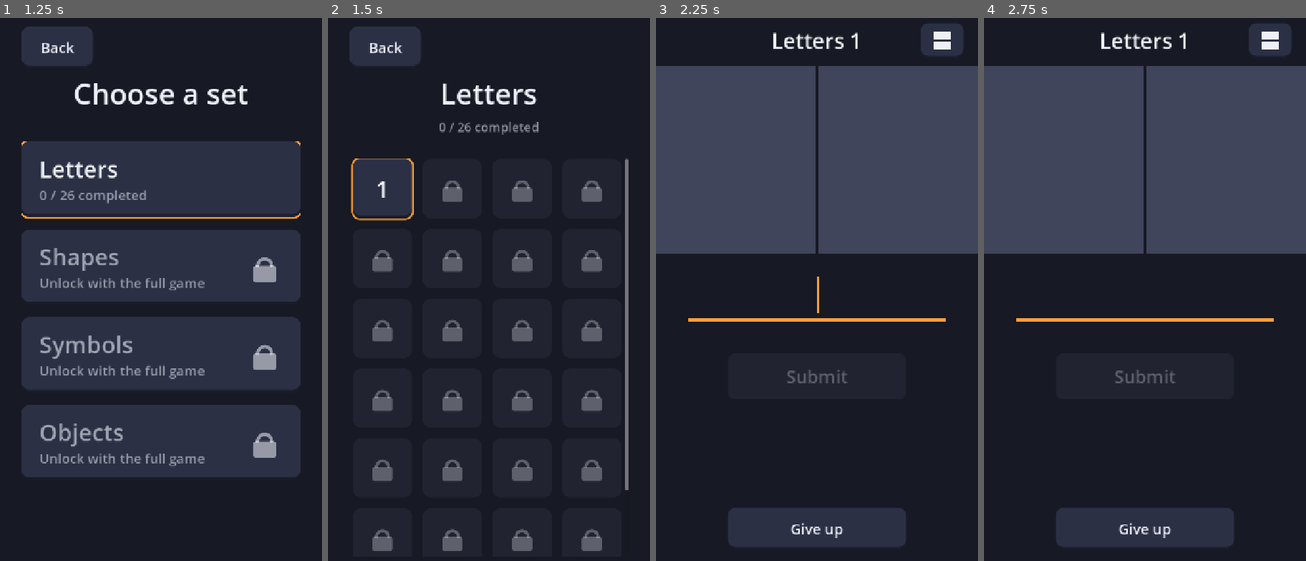
Above: before the commit, frames 1-4 (left to right).
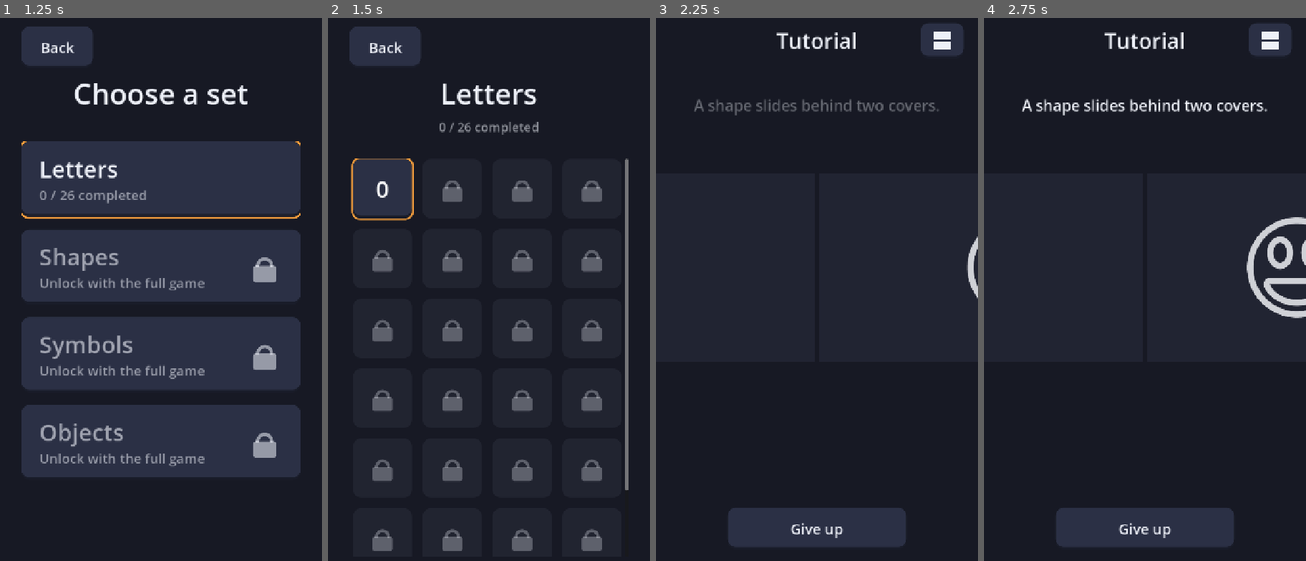
Above: after the commit, the same moments.

Repository: SembeiNorimaki/SlideGame
Game: Godot game, scene res://game/main.tscn
Two runs of this game, one before a commit and one after it. Both use one fixed random seed, a clock stepped at 60 frames per second and the inputs below.
Inputs (mouse positions are in pixels of both pictures, inside the frame that each line leads up to):
- Up to frame 1 (1.25 s): click "New Game" at 0.5 s
- Up to frame 2 (1.5 s): click (489, 180) at 1.27 s
- Up to frame 3 (2.25 s): click (710, 186) at 2 s, where only the run before the commit has a clickable "1"
- Up to frame 4 (2.75 s): no input

Frame 1 is identical in both runs. In frame 2, less than 0.1% of the frame differs, in the area x 14-19%, y 30-34%; in frame 3, 35%; in frame 4, 36%, in the area x 0-100%, y 2-68%.

Commit message:
Add tutorial (level 0) that unlocks level 1
- Letters level select starts with a "0" tile; level 1 stays locked
  until the tutorial is passed. Defined per set in sets.json
  ("tutorial": {"image", "solution"}), so any set can have one.
- The tutorial (game/levels/tutorial.tscn, inherits the play screen)
  runs four steps, one per pass of the shape: see-through covers ->
  covers fade solid -> see-through again -> solid, "your turn". The
  answer field only appears in the last step. Always Easy speed/slit,
  no stars. Passing it starts level 1.
- Tutorial shape is a smiley (assets/tutorial/smiley.png, made by
  tools/make_tutorial.py), so it doesn't give away a real level.
- LevelProgress stores "tutorial_completed"; old saves with levels
  already done keep their unlocks. Reset progress resets it too.
- Play screen: class_name LevelPlay, cover_alpha property, and
  _apply_difficulty/_awards_stars hooks used by the tutorial.
  AnswerInput.set_editable().
- Texts in English and Spanish.

Tests: tools/test_tutorial (24 checks); tools/demo_tutorial records it.

Co-Authored-By: Claude Opus 5.5 <noreply@anthropic.com>
Claude-Session: https://claude.ai/code/session_012HBEUXB5FHZoXKuab9wEZn

Diff:
--- a/game/data/game_set.gd
+++ b/game/data/game_set.gd
@@ -10,6 +10,10 @@
 ## Size of one square image in the atlas, in pixels.
 var cell_size: int = 256
 var levels: Array[LevelInfo] = []
+## Optional level 0 that teaches the game; it must be passed to unlock level 1.
+## null when the set has no tutorial.
+var tutorial: LevelInfo
+var tutorial_texture: Texture2D
 var progress: LevelProgress
 
 
@@ -21,12 +25,21 @@
 	s.atlas = load(str(d.atlas))
 	s.cell_size = int(d.get("cell_size", 256))
 	s.levels = _load_levels(str(d.levels))
-	s.progress = LevelProgress.new(s.levels.size(), "user://progress_%s.json" % s.id)
+	var tut = d.get("tutorial")
+	if tut is Dictionary:
+		s.tutorial = LevelInfo.from_dict(0, tut)
+		s.tutorial_texture = load(str(tut.image))
+	s.progress = LevelProgress.new(s.levels.size(), "user://progress_%s.json" % s.id, s.tutorial != null)
 	return s
 
 
+## Level 0 is the tutorial (if the set has one).
 func level(number: int) -> LevelInfo:
-	return levels[number - 1]
+	return tutorial if number == 0 else levels[number - 1]
+
+
+func has_tutorial() -> bool:
+	return tutorial != null
 
 
 func level_count() -> int:
@@ -34,7 +47,9 @@
 
 
 ## The level's shape, cut out of this set's atlas.
-func texture_for(number: int) -> AtlasTexture:
+func texture_for(number: int) -> Texture2D:
+	if number == 0:
+		return tutorial_texture
 	var tex := AtlasTexture.new()
 	tex.atlas = atlas
 	tex.region = Rect2(Vector2(level(number).atlas_coords * cell_size), Vector2(cell_size, cell_size))
--- a/game/data/i18n/ui.csv
+++ b/game/data/i18n/ui.csv
@@ -40,3 +40,9 @@
 Cancel,Cancel,Cancelar
 Progress reset,Progress reset,Progreso borrado
 Switch slit direction,Switch slit direction,Cambiar la dirección de la rendija
+Tutorial,Tutorial,Tutorial
+A shape slides behind two covers.,A shape slides behind two covers.,Una figura se desliza detrás de dos paneles.
+The covers hide everything except a thin slit in the middle. Watch it closely!,The covers hide everything except a thin slit in the middle. Watch it closely!,Los paneles lo tapan todo menos una fina rendija en el centro. ¡Fíjate bien!
+Here it is again with see-through covers: the slit showed it one thin line at a time.,Here it is again with see-through covers: the slit showed it one thin line at a time.,Aquí la tienes otra vez con los paneles transparentes: la rendija la mostraba línea a línea.
+Your turn! What is the shape? Type it and press Submit.,Your turn! What is the shape? Type it and press Submit.,¡Te toca! ¿Qué figura es? Escríbelo y pulsa Comprobar.
+Tip: the button at the top turns the slit sideways.,Tip: the button at the top turns the slit sideways.,Consejo: el botón de arriba gira la rendija.
--- a/game/data/sets.json
+++ b/game/data/sets.json
@@ -17,7 +17,29 @@
       "atlas": "res://assets/sets/letters/atlas.png",
       "cell_size": 256,
       "levels": "res://game/data/sets/letters.json",
-      "free": true
+      "free": true,
+      "tutorial": {
+        "image": "res://assets/tutorial/smiley.png",
+        "solution": {
+          "EN": [
+            "smiley",
+            "smiley face",
+            "smile",
+            "face",
+            "happy face",
+            "emoji"
+          ],
+          "ES": [
+            "cara",
+            "sonrisa",
+            "carita",
+            "cara sonriente",
+            "cara feliz",
+            "emoji",
+            "emoticono"
+          ]
+        }
+      }
     },
     {
       "id": "shapes",
--- a/game/levels/level_play.gd
+++ b/game/levels/level_play.gd
@@ -1,3 +1,4 @@
+class_name LevelPlay
 extends Control
 ## Play screen: the level's shape slides past a thin slit between two covers.
 ## Vertical slit: the shape moves right to left. Horizontal slit: top to bottom.
@@ -10,7 +11,7 @@
 
 enum SlitMode { VERTICAL, HORIZONTAL }
 
-## Which set (see sets.json) and which level in it.
+## Which set (see sets.json) and which level in it (0 = the set's tutorial).
 @export var game_set_id: String = "letters"
 @export var level: int = 1
 ## Pause after a correct guess before leaving the level.
@@ -40,6 +41,11 @@
 @export var debug_see_through_covers: bool = false:
 	set(value):
 		debug_see_through_covers = value
+		_layout_covers()
+## Opacity of the covers (1 = solid). The tutorial animates it.
+var cover_alpha: float = 1.0:
+	set(value):
+		cover_alpha = value
 		_layout_covers()
 
 @onready var _shape: TextureRect = %Shape
@@ -61,13 +67,11 @@
 
 func _ready() -> void:
 	var game_set := GameData.get_set(game_set_id)
-	%LevelLabel.text = "%s %d" % [tr(game_set.title), level]
+	%LevelLabel.text = tr("Tutorial") if level == 0 else "%s %d" % [tr(game_set.title), level]
 	%ExitButton.pressed.connect(exited.emit)
 	_shape.texture = game_set.texture_for(level)
 	_accepted = GameData.answers(game_set, level)
-	var difficulty := GameData.difficulty_params()
-	slide_duration *= difficulty.duration_scale
-	slit_width *= difficulty.slit_scale
+	_apply_difficulty()
 	_answer.text_changed.connect(_on_answer_changed)
 	_answer.submitted.connect(func(_t): submit())
 	_submit.pressed.connect(submit)
@@ -80,6 +84,18 @@
 	_start_slide.call_deferred()  # wait one frame so the track has its final size
 	# Ready to type immediately (opens the keyboard on phones).
 	_answer.focus_input.call_deferred()
+
+
+## Scales slide_duration and slit_width for the difficulty chosen in Settings.
+func _apply_difficulty() -> void:
+	var difficulty := GameData.difficulty_params()
+	slide_duration *= difficulty.duration_scale
+	slit_width *= difficulty.slit_scale
+
+
+## Whether solving this screen shows stars.
+func _awards_stars() -> bool:
+	return GameData.stars_enabled
 
 
 ## Switches between the vertical and horizontal slit and restarts the slide.
@@ -138,7 +154,7 @@
 		_cover_b.position = Vector2(0.0, mid + half)
 		_cover_b.size = Vector2(t.x, t.y - (mid + half))
 	var c := cover_color
-	c.a = 0.6 if debug_see_through_covers else 1.0
+	c.a = 0.6 if debug_see_through_covers else cover_alpha
 	_cover_a.color = c
 	_cover_b.color = c
 
@@ -178,7 +194,7 @@
 	reveal.tween_property(_cover_a, "modulate:a", 0.0, 0.5)
 	reveal.tween_property(_cover_b, "modulate:a", 0.0, 0.5)
 	var stars := GameData.stars_for_attempts(attempts)
-	if GameData.stars_enabled:
+	if _awards_stars():
 		_stars.pop_in(stars)
 	await get_tree().create_timer(success_delay).timeout
 	completed.emit(stars)
--- /dev/null
+++ b/game/levels/tutorial.gd
@@ -0,0 +1,66 @@
+extends LevelPlay
+## Level 0: teaches how the game works. Each step lasts one pass of the shape:
+##   1. see-through covers: "a shape slides behind two covers"
+##   2. covers fade to solid: only the slit shows it
+##   3. see-through again: so that's what the slit was showing
+##   4. solid: your turn, type the answer
+## Passing it unlocks level 1. Always uses the Easy speed and slit.
+
+## Cover opacity while the covers are "see-through".
+const SEE_THROUGH := 0.25
+const STEPS := [
+	{"text": "A shape slides behind two covers.", "alpha": SEE_THROUGH},
+	{"text": "The covers hide everything except a thin slit in the middle. Watch it closely!", "alpha": 1.0},
+	{"text": "Here it is again with see-through covers: the slit showed it one thin line at a time.", "alpha": SEE_THROUGH},
+	{"text": "Your turn! What is the shape? Type it and press Submit.", "alpha": 1.0,
+		"tip": "Tip: the button at the top turns the slit sideways."},
+]
+
+var step := -1
+var _fade: Tween
+
+@onready var _hint: Label = %Hint
+@onready var _tip: Label = %Tip
+@onready var _input_parts: Array[Control] = [$Layout/GuessArea, $Layout/SubmitArea]
+
+
+func _ready() -> void:
+	super()
+	cover_alpha = STEPS[0].alpha
+	_answer.set_editable(false)
+	for part in _input_parts:
+		part.modulate.a = 0.0
+	slide_finished.connect(_next_step)
+	_next_step()
+
+
+func _apply_difficulty() -> void:
+	# The tutorial should be easy whatever the Settings say.
+	for d in GameData.DIFFICULTIES:
+		if d.id == "easy":
+			slide_duration *= d.duration_scale
+			slit_width *= d.slit_scale
+
+
+func _awards_stars() -> bool:
+	return false
+
+
+func _next_step() -> void:
+	if step >= STEPS.size() - 1 or _solved:
+		return
+	step += 1
+	var s: Dictionary = STEPS[step]
+	_hint.text = s.text
+	_tip.text = s.get("tip", "")
+	if _fade:
+		_fade.kill()
+	_fade = create_tween().set_parallel()
+	_fade.tween_property(self, "cover_alpha", s.alpha, 0.8)
+	_hint.modulate.a = 0.0
+	_fade.tween_property(_hint, "modulate:a", 1.0, 0.5)
+	if step == STEPS.size() - 1:
+		for part in _input_parts:
+			_fade.tween_property(part, "modulate:a", 1.0, 0.5)
+		_answer.set_editable(true)
+		_answer.focus_input()
--- /dev/null
+++ b/game/levels/tutorial.tscn
@@ -0,0 +1,35 @@
+[gd_scene load_steps=3 format=3]
+
+[ext_resource type="PackedScene" path="res://game/levels/level_play.tscn" id="1_lp"]
+[ext_resource type="Script" path="res://game/levels/tutorial.gd" id="2_tut"]
+
+[node name="Tutorial" instance=ExtResource("1_lp")]
+script = ExtResource("2_tut")
+level = 0
+
+[node name="HintArea" type="MarginContainer" parent="Layout" index="1"]
+custom_minimum_size = Vector2(0, 240)
+layout_mode = 2
+theme_override_constants/margin_left = 48
+theme_override_constants/margin_right = 48
+theme_override_constants/margin_bottom = 16
+
+[node name="Texts" type="VBoxContainer" parent="Layout/HintArea"]
+layout_mode = 2
+alignment = 1
+theme_override_constants/separation = 10
+
+[node name="Hint" type="Label" parent="Layout/HintArea/Texts"]
+unique_name_in_owner = true
+layout_mode = 2
+theme_override_font_sizes/font_size = 34
+horizontal_alignment = 1
+autowrap_mode = 3
+
+[node name="Tip" type="Label" parent="Layout/HintArea/Texts"]
+unique_name_in_owner = true
+modulate = Color(1, 1, 1, 0.55)
+layout_mode = 2
+theme_override_font_sizes/font_size = 28
+horizontal_alignment = 1
+autowrap_mode = 3
--- a/game/main.gd
+++ b/game/main.gd
@@ -7,6 +7,7 @@
 const SETTINGS := preload("res://shared/ui/screens/settings/settings_screen.tscn")
 const LEVEL_SELECT := preload("res://shared/ui/screens/level_select/level_select.tscn")
 const LEVEL := preload("res://game/levels/level_play.tscn")
+const TUTORIAL := preload("res://game/levels/tutorial.tscn")
 
 var _current: Node
 var _toast := Toast.new()
@@ -75,8 +76,9 @@
 	select.back_requested.connect(show_set_select)
 
 
+## Level 0 is the set's tutorial.
 func start_level(set_id: String, level: int) -> void:
-	var scene := LEVEL.instantiate()
+	var scene := (TUTORIAL if level == 0 else LEVEL).instantiate()
 	scene.game_set_id = set_id
 	scene.level = level
 	scene.completed.connect(_on_level_completed.bind(set_id, level))
@@ -107,6 +109,10 @@
 
 func _on_level_completed(stars: int, set_id: String, level: int) -> void:
 	var game_set := GameData.get_set(set_id)
+	if level == 0:
+		game_set.progress.complete_tutorial()
+		start_level(set_id, 1)
+		return
 	game_set.progress.complete_level(level, stars)
 	if level < game_set.level_count():
 		start_level(set_id, level + 1)  # go straight on to the next level
--- a/shared/progress/level_progress.gd
+++ b/shared/progress/level_progress.gd
@@ -1,29 +1,38 @@
 class_name LevelProgress
 extends RefCounted
 ## Reusable linear level progression, saved as JSON:
-##   {"levels": [{"completed": true, "stars": 3}, {"completed": false, "stars": 0}, ...]}
-## Entry i is level i + 1. Level 1 is always unlocked; completing level N
+##   {"tutorial_completed": true,
+##    "levels": [{"completed": true, "stars": 3}, {"completed": false, "stars": 0}, ...]}
+## Entry i is level i + 1. Level 1 is unlocked from the start, or, if the set
+## has a tutorial (level 0), once the tutorial is passed. Completing level N
 ## unlocks level N + 1. Completed levels stay playable for replays; a replay
 ## only ever raises a level's stars (best result is kept).
 
 var save_path: String
 var level_count: int
-## Highest playable level (1-based), derived from what's completed.
+## Whether the set starts with a tutorial (level 0) that gates level 1.
+var has_tutorial: bool
+var tutorial_completed := false
+## Highest playable level, derived from what's completed. 0 means only the
+## tutorial can be played.
 var unlocked_up_to: int:
 	get:
 		var highest := 0
 		for i in _completed.size():
 			if _completed[i]:
 				highest = i + 1
+		if highest == 0 and has_tutorial and not tutorial_completed:
+			return 0
 		return clampi(highest + 1, 1, level_count)
 
 var _completed: Array[bool] = []
 var _stars: Array[int] = []
 
 
-func _init(p_level_count: int, p_save_path: String = "user://progress.json") -> void:
+func _init(p_level_count: int, p_save_path: String = "user://progress.json", p_has_tutorial: bool = false) -> void:
 	level_count = p_level_count
 	save_path = p_save_path
+	has_tutorial = p_has_tutorial
 	_completed.resize(level_count)
 	_completed.fill(false)
 	_stars.resize(level_count)
@@ -35,6 +44,8 @@
 
 
 func is_unlocked(level: int) -> bool:
+	if level == 0:
+		return has_tutorial
 	return level >= 1 and level <= unlocked_up_to
 
 
@@ -77,7 +88,12 @@
 
 
 func has_progress() -> bool:
-	return _completed.has(true)
+	return tutorial_completed or _completed.has(true)
+
+
+func complete_tutorial() -> void:
+	tutorial_completed = true
+	save_to_disk()
 
 
 func complete_level(level: int, stars: int = 0) -> void:
@@ -89,6 +105,7 @@
 func reset() -> void:
 	_completed.fill(false)
 	_stars.fill(0)
+	tutorial_completed = false
 	save_to_disk()
 
 
@@ -97,6 +114,7 @@
 	if not data is Dictionary or not data.get("levels") is Array:
 		push_warning("Progress file unreadable, starting fresh: %s" % save_path)
 		return
+	tutorial_completed = data.get("tutorial_completed", false) == true
 	var entries: Array = data["levels"]
 	# Tolerates a file from an older version with fewer/more levels.
 	for i in mini(entries.size(), level_count):
@@ -114,4 +132,4 @@
 	if f == null:
 		push_error("Can't write progress file %s: %s" % [save_path, error_string(FileAccess.get_open_error())])
 		return
-	f.store_string(JSON.stringify({"levels": entries}, "  "))
+	f.store_string(JSON.stringify({"tutorial_completed": tutorial_completed, "levels": entries}, "  "))
--- a/shared/ui/screens/level_select/level_select.gd
+++ b/shared/ui/screens/level_select/level_select.gd
@@ -2,7 +2,8 @@
 extends Control
 ## Generic level select grid, reusable across games.
 ##
-## Levels are laid out row by row (1 2 3 4 / 5 6 7 8 / ...). The screen holds
+## Levels are laid out row by row (1 2 3 4 / 5 6 7 8 / ...). An optional
+## tutorial appears first as level 0; level_selected(0) means "play the tutorial". The screen holds
 ## no save logic: call set_progress() (or use_progress() with a LevelProgress)
 ## and listen to level_selected / back_requested.
 
@@ -45,6 +46,8 @@
 var _unlocked_up_to: int = 1
 var _completed: Dictionary = {}
 var _stars: Dictionary = {}
+var _has_tutorial := false
+var _tutorial_completed := false
 
 @onready var _title: Label = %Title
 @onready var _progress_label: Label = %ProgressLabel
@@ -70,9 +73,18 @@
 	_rebuild()
 
 
+## Adds a level 0 tile in front of level 1.
+func set_tutorial(has_tutorial: bool, completed: bool) -> void:
+	_has_tutorial = has_tutorial
+	_tutorial_completed = completed
+	_rebuild()
+
+
 ## Convenience for games using the shared LevelProgress store.
 func use_progress(progress: LevelProgress) -> void:
 	level_count = progress.level_count
+	_has_tutorial = progress.has_tutorial
+	_tutorial_completed = progress.tutorial_completed
 	set_progress(progress.unlocked_up_to, progress.completed_levels(), progress.stars_by_level())
 
 
@@ -90,6 +102,13 @@
 	for child in _grid.get_children():
 		child.queue_free()
 	var focus_target: LevelButton = null
+	if _has_tutorial:
+		var tut := LevelButton.new(0, LevelButton.State.COMPLETED if _tutorial_completed else LevelButton.State.AVAILABLE, button_size)
+		tut.tooltip_text = tr("Tutorial")
+		tut.pressed.connect(level_selected.emit.bind(0))
+		_grid.add_child(tut)
+		if not _tutorial_completed:
+			focus_target = tut
 	for level in range(1, level_count + 1):
 		var button := LevelButton.new(level, state_of(level), button_size)
 		if show_stars:
--- a/shared/ui/widgets/answer_input/answer_input.gd
+++ b/shared/ui/widgets/answer_input/answer_input.gd
@@ -47,6 +47,13 @@
 		return
 	_field.grab_focus()
 	_field.caret_column = _field.text.length()
+
+
+## false = can't be typed in or focused (e.g. while a tutorial explains).
+func set_editable(editable: bool) -> void:
+	_field.editable = editable
+	if not editable:
+		_field.release_focus()
 
 
 func get_text() -> String:
--- /dev/null
+++ b/tools/demo_tutorial.gd
@@ -0,0 +1,25 @@
+extends Node
+## Scripted demo for recording: the whole tutorial, answered with "smiley".
+
+func _ready() -> void:
+	GameData.reset_progress()
+	var main: Node = load("res://game/main.tscn").instantiate()
+	add_child(main)
+	await get_tree().process_frame
+	main.start_level("letters", 0)
+	var tut: LevelPlay = main._current
+	while tut.step < 3:
+		await tut.slide_finished
+	await get_tree().create_timer(2.0).timeout
+	for ch in "smiley":
+		var e := InputEventKey.new()
+		e.keycode = OS.find_keycode_from_string(ch.to_upper())
+		e.unicode = ch.unicode_at(0)
+		e.pressed = true
+		Input.parse_input_event(e)
+		await get_tree().create_timer(0.2).timeout
+	await get_tree().create_timer(0.5).timeout
+	tut.get_node("%SubmitButton").pressed.emit()
+	await get_tree().create_timer(3.5).timeout
+	GameData.reset_progress()
+	get_tree().quit()
--- /dev/null
+++ b/tools/demo_tutorial.tscn
@@ -0,0 +1,6 @@
+[gd_scene load_steps=2 format=3]
+
+[ext_resource type="Script" path="res://tools/demo_tutorial.gd" id="1"]
+
+[node name="DemoTutorial" type="Node"]
+script = ExtResource("1")
--- /dev/null
+++ b/tools/test_tutorial.gd
@@ -0,0 +1,120 @@
+extends Node
+## Smoke test for the tutorial (level 0 of Letters).
+
+var out: String
+var main: Node
+var fails := 0
+
+
+func _ready() -> void:
+	out = OS.get_cmdline_user_args()[0]
+	GameData.reset_progress()
+	var letters := GameData.get_set("letters")
+	var p := letters.progress
+
+	print("-- fresh progress")
+	_check(letters.has_tutorial() and not GameData.get_set("shapes").has_tutorial(), "Letters has a tutorial, Shapes doesn't")
+	_check(p.is_unlocked(0) and not p.is_unlocked(1) and p.unlocked_up_to == 0, "only the tutorial is playable")
+	_check(GameData.get_set("shapes").progress.is_unlocked(1), "sets without a tutorial start at level 1")
+
+	main = load("res://game/main.tscn").instantiate()
+	add_child(main)
+	main.show_level_select("letters")
+	await _frames(4)
+	var grid: Array = main._current.get_node("%Grid").get_children()
+	_check(grid[0].level == 0 and grid[0].state == LevelButton.State.AVAILABLE, "first tile is 0, playable")
+	_check(grid[1].level == 1 and grid[1].state == LevelButton.State.LOCKED, "level 1 locked")
+	await _shot("select_before.png")
+
+	print("-- tutorial steps")
+	Engine.time_scale = 3.0
+	grid[0].pressed.emit()
+	await _frames(3)
+	var tut: LevelPlay = main._current
+	var field: LineEdit = tut.get_node("%AnswerInput").get_node("%Field")
+	var track_y: float = tut.get_node("%Track").global_position.y
+	_check(tut.step == 0 and is_equal_approx(tut.cover_alpha, 0.25), "step 1: see-through covers")
+	_check(not field.editable and tut.get_node("Layout/GuessArea").modulate.a == 0.0, "step 1: no input yet")
+	_check(tut.get_node("%Hint").text == "A shape slides behind two covers.", "step 1 text")
+	await tut.slide_finished
+	await get_tree().create_timer(1.0).timeout
+	_check(tut.step == 1 and is_equal_approx(tut.cover_alpha, 1.0), "step 2: covers solid")
+	_check(tut.get_node("%Track").global_position.y == track_y, "step 2: slit area hasn't moved (3-line text)")
+	await tut.slide_finished
+	await get_tree().create_timer(1.0).timeout
+	_check(tut.step == 2 and is_equal_approx(tut.cover_alpha, 0.25), "step 3: see-through again")
+	await tut.slide_finished
+	await get_tree().create_timer(1.0).timeout
+	_check(tut.step == 3 and is_equal_approx(tut.cover_alpha, 1.0), "step 4: covers solid")
+	_check(tut.get_node("%Track").global_position.y == track_y, "slit area doesn't move when the text changes")
+	_check(field.editable and get_viewport().gui_get_focus_owner() == field, "step 4: input enabled and focused")
+	await tut.slide_finished
+	_check(tut.step == 3, "stays on step 4 until solved")
+	Engine.time_scale = 1.0
+
+	print("-- answering")
+	await _type("sun")
+	tut.get_node("%SubmitButton").pressed.emit()
+	await _frames(2)
+	_check(not tut._solved and tut.get_node("%Feedback").text == "Not quite, try again", "wrong answer rejected")
+	field.text = ""
+	await _type("Smiley")
+	tut.get_node("%SubmitButton").pressed.emit()
+	await _frames(2)
+	_check(tut._solved and not tut.get_node("%Stars").visible, "smiley accepted, no stars")
+	await _shot("tutorial_solved.png", 0.8)
+	await get_tree().create_timer(2.0).timeout
+	_check(p.tutorial_completed and p.is_unlocked(1), "tutorial saved, level 1 unlocked")
+	_check(main._current.get("level") == 1, "went straight on to level 1")
+	main.show_level_select("letters")
+	await _frames(4)
+	grid = main._current.get_node("%Grid").get_children()
+	_check(grid[0].state == LevelButton.State.COMPLETED and grid[1].state == LevelButton.State.AVAILABLE, "tile 0 done, level 1 open")
+	await _shot("select_after.png")
+
+	print("-- saves")
+	var saved: Dictionary = JSON.parse_string(FileAccess.get_file_as_string(p.save_path))
+	_check(saved.tutorial_completed == true, "progress file has tutorial_completed")
+	var f := FileAccess.open("user://progress_test_old.json", FileAccess.WRITE)
+	f.store_string('{"levels": [{"completed": true, "stars": 3}, {"completed": false}]}')
+	f.close()
+	var old := LevelProgress.new(26, "user://progress_test_old.json", true)
+	_check(old.unlocked_up_to == 2, "old save with level 1 done: level 2 still unlocked")
+	DirAccess.remove_absolute("user://progress_test_old.json")
+	Settings.set_language("ES")
+	_check(tr("A shape slides behind two covers.").begins_with("Una figura"), "Spanish tutorial text")
+	Settings.set_language("EN")
+
+	GameData.reset_progress()
+	_check(not p.tutorial_completed, "reset progress also resets the tutorial")
+	print("FAILED: %d" % fails if fails else "ALL PASSED")
+	get_tree().quit()
+
+
+func _type(text: String) -> void:
+	for ch in text:
+		var e := InputEventKey.new()
+		e.keycode = OS.find_keycode_from_string(ch.to_upper())
+		e.unicode = ch.unicode_at(0)
+		e.pressed = true
+		Input.parse_input_event(e)
+		await get_tree().process_frame
+
+
+func _check(ok: bool, what: String) -> void:
+	print(("  ok   " if ok else "  FAIL ") + what)
+	if not ok:
+		fails += 1
+
+
+func _frames(n: int) -> void:
+	for i in n:
+		await get_tree().process_frame
+
+
+func _shot(name: String, delay := 0.0) -> void:
+	if delay > 0.0:
+		await get_tree().create_timer(delay).timeout
+	await _frames(8)
+	await RenderingServer.frame_post_draw
+	get_viewport().get_texture().get_image().save_png(out.path_join(name))
--- /dev/null
+++ b/tools/test_tutorial.tscn
@@ -0,0 +1,6 @@
+[gd_scene load_steps=2 format=3]
+
+[ext_resource type="Script" path="res://tools/test_tutorial.gd" id="1"]
+
+[node name="TestTutorial" type="Node"]
+script = ExtResource("1")
Binary file added: assets/tutorial/smiley.png
Not shown, added: assets/tutorial/smiley.png.import
Binary file changed: game/data/i18n/ui.en.translation
Binary file changed: game/data/i18n/ui.es.translation
Not shown, added: game/levels/tutorial.gd.uid
Not shown, added: tools/demo_tutorial.gd.uid
Not shown, added: tools/test_tutorial.gd.uid
